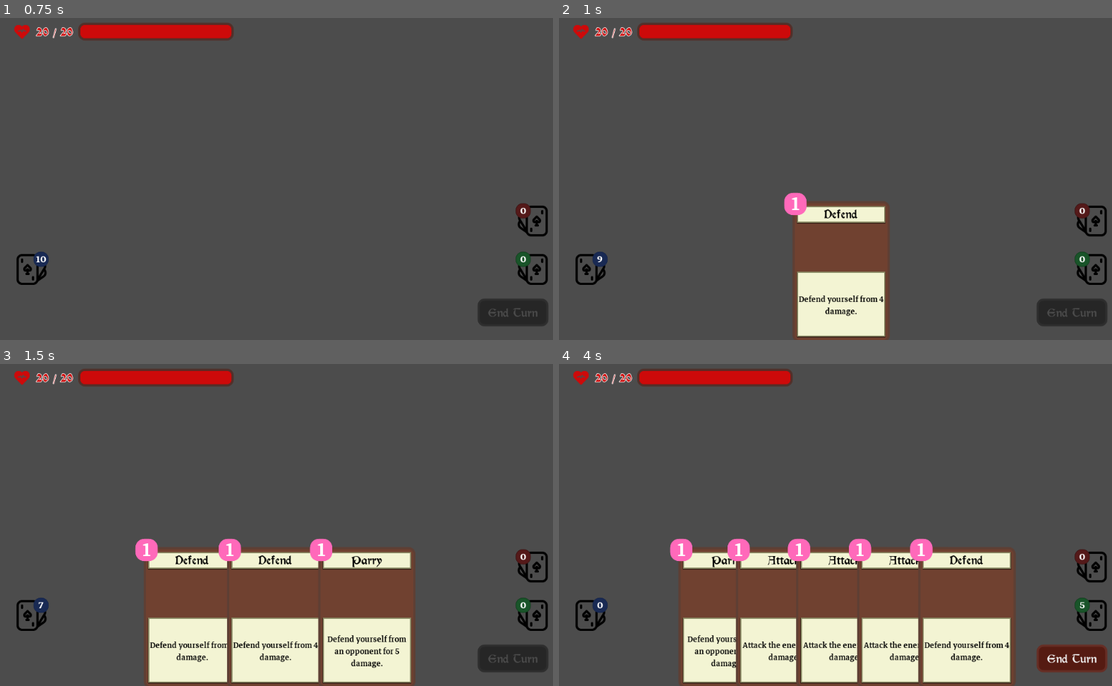
Above: before the commit, frames 1-4 (two rows, left to right).
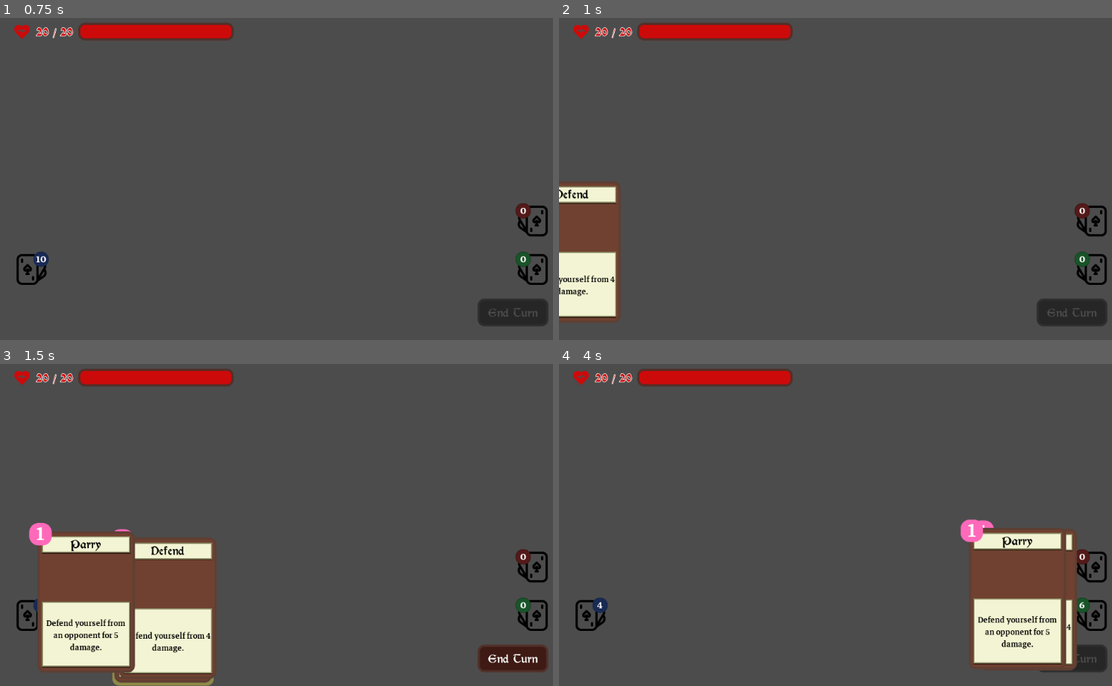
Above: after the commit, the same moments.

Repository: Maaack/Battle-Deck-Energy
Game: Godot game, scene res://Scenes/Main.tscn
Two runs of this game, one before a commit and one after it. Both use one fixed random seed, a clock stepped at 60 frames per second and the inputs below.
Inputs (mouse positions are in pixels of both pictures, inside the frame that each line leads up to):
- Up to frame 1 (0.75 s): tap Enter at 0.5 s; move the mouse to (403, 159) at 0.52 s; click (403, 159) at 0.67 s
- Up to frame 2 (1 s): no input
- Up to frame 3 (1.5 s): move the mouse to (171, 537) at 1.27 s; click (171, 537) at 1.42 s
- Up to frame 4 (4 s): click "End Turn" at 2 s; move the mouse to (896, 447) at 2.77 s; click (896, 447) at 2.92 s; click (1073, 657) at 3.5 s, where only the run after the commit has a clickable "End Turn"

Frame 1 is identical in both runs. In frame 2, 12% of the frame differs, in the area x 0-60%, y 51-100%; in frame 3, 27%; in frame 4, 30%, in the area x 6-100%, y 48-100%.

Commit message:
BATL-01: Fixes the motion of the cards.

Diff:
--- a/Scenes/HUD/Cards/AttackCard.tscn
+++ b/Scenes/HUD/Cards/AttackCard.tscn
@@ -6,10 +6,10 @@
 [node name="AttackCard" instance=ExtResource( 1 )]
 card_settings = ExtResource( 2 )
 
-[node name="TitleLabel" parent="Control/TitlePanel" index="0"]
+[node name="TitleLabel" parent="Control/CardFront/TitlePanel" index="0"]
 text = "Attack"
 
-[node name="DescriptionLabel" parent="Control/DescriptionPanel/MarginContainer" index="0"]
+[node name="DescriptionLabel" parent="Control/CardFront/DescriptionPanel/MarginContainer" index="0"]
 margin_top = 38.0
 margin_bottom = 79.0
 text = "Attack the enemy for 3 damage."
--- a/Scenes/HUD/Cards/Base/CardFront.gd
+++ b/Scenes/HUD/Cards/Base/CardFront.gd
@@ -7,20 +7,28 @@
 signal glow_on
 signal glow_off
 signal discard
+signal position_reached
 
 onready var glow_node = $Control/CenterContainer/Control/GlowNode
 onready var animation_node = $Control/CenterContainer/Control/GlowNode/AnimationPlayer
+onready var tween_node = $CardTween
 
 export(Resource) var card_settings setget set_card_settings
 
 var hovering : bool = false
 var pressed : bool = false
 var glowing : bool = false
+var discarding : bool = false
+var exhausting : bool = false
+var packed_scene : PackedScene setget set_packed_scene
 
 
 func set_card_settings(value:CardSettings):
 	card_settings = value
 	_update_card_front()
+
+func set_packed_scene(value:PackedScene):
+	packed_scene = value
 
 func _ready():
 	_update_card_front()
@@ -61,4 +69,21 @@
 	if event is InputEventMouseButton and not event.pressed:
 		match event.button_index:
 			BUTTON_LEFT:
-				emit_signal("discard")
+				discard()
+
+func discard():
+	discarding = true
+	emit_signal("discard", self)
+
+func _get_tween_time():
+	return 0.5
+
+func tween_to_position(new_position:Vector2):
+	if is_instance_valid(tween_node):
+		if tween_node.is_active():
+			tween_node.stop_all()
+		tween_node.interpolate_property(self, "position", position, new_position, _get_tween_time())
+		tween_node.start()
+
+func _on_CardTween_tween_completed(object, key):
+	emit_signal("position_reached", self)
--- a/Scenes/HUD/Cards/Base/CardFront.tscn
+++ b/Scenes/HUD/Cards/Base/CardFront.tscn
@@ -170,6 +170,9 @@
 __meta__ = {
 "_edit_use_anchors_": false
 }
+
+[node name="CardTween" type="Tween" parent="."]
 [connection signal="gui_input" from="Control/CardFront" to="." method="_on_CardFront_gui_input"]
 [connection signal="mouse_entered" from="Control/CardFront" to="." method="_on_CardFront_mouse_entered"]
 [connection signal="mouse_exited" from="Control/CardFront" to="." method="_on_CardFront_mouse_exited"]
+[connection signal="tween_completed" from="CardTween" to="." method="_on_CardTween_tween_completed"]
--- a/Scenes/HUD/Cards/DefendCard.tscn
+++ b/Scenes/HUD/Cards/DefendCard.tscn
@@ -6,10 +6,10 @@
 [node name="DefendCard" instance=ExtResource( 2 )]
 card_settings = ExtResource( 1 )
 
-[node name="TitleLabel" parent="Control/TitlePanel" index="0"]
+[node name="TitleLabel" parent="Control/CardFront/TitlePanel" index="0"]
 text = "Defend"
 
-[node name="DescriptionLabel" parent="Control/DescriptionPanel/MarginContainer" index="0"]
+[node name="DescriptionLabel" parent="Control/CardFront/DescriptionPanel/MarginContainer" index="0"]
 margin_top = 38.0
 margin_bottom = 79.0
 text = "Defend yourself from 4 damage."
--- a/Scenes/HUD/Cards/ParryCard.tscn
+++ b/Scenes/HUD/Cards/ParryCard.tscn
@@ -6,10 +6,10 @@
 [node name="ParryCard" instance=ExtResource( 2 )]
 card_settings = ExtResource( 1 )
 
-[node name="TitleLabel" parent="Control/TitlePanel" index="0"]
+[node name="TitleLabel" parent="Control/CardFront/TitlePanel" index="0"]
 text = "Parry"
 
-[node name="DescriptionLabel" parent="Control/DescriptionPanel/MarginContainer" index="0"]
+[node name="DescriptionLabel" parent="Control/CardFront/DescriptionPanel/MarginContainer" index="0"]
 text = "Defend yourself from an opponent for 5 damage."
 
 [node name="BDECostLabel" parent="Control/BDEPanel" index="0"]
--- a/Scenes/HUD/HUD.gd
+++ b/Scenes/HUD/HUD.gd
@@ -37,18 +37,20 @@
 	_shuffle_and_draw()
 
 func _on_EndTurnButton_pressed():
-	var discarded_cards : Array = hand.discard_hand()
-	discard_pile.add_cards(discarded_cards)
-	if draw_pile.size() > 0:
-		draw_hand_timer.start()
-	else:
-		draw_cards(5)
+	hand.discard_hand()
+	draw_hand_timer.start()
 
 func _on_DrawHandTimer_timeout():
-	draw_cards(5)
+	draw_cards(3)
 
-func _on_DrawPile_drew_card(card:PackedScene):
-	hand.add_card(card)
+func _on_DrawPile_drew_card(card_scene:PackedScene):
+	var card_instance : Card = card_scene.instance()
+	if not is_instance_valid(card_instance):
+		return
+	card_instance.packed_scene = card_scene
+	card_instance.position = draw_pile.rect_position
+	add_child(card_instance)
+	hand.add_card(card_instance)
 	_drawing_cards -= 1
 	if _drawing_cards > 0:
 		draw_card_timer.start()
@@ -83,3 +85,12 @@
 
 func _on_ReshuffleCardTimer_timeout():
 	discard_pile.draw_card()
+
+func _on_Card_position_reached(moving_card:Card):
+	if moving_card.discarding:
+		discard_pile.add_card(moving_card.packed_scene)
+		moving_card.queue_free()
+
+func _on_Hand_discarding_card(discarding_card:Card):
+	discarding_card.connect("position_reached", self, "_on_Card_position_reached")
+	discarding_card.tween_to_position(discard_pile.rect_position)
--- a/Scenes/HUD/HUD.tscn
+++ b/Scenes/HUD/HUD.tscn
@@ -64,8 +64,9 @@
 one_shot = true
 
 [node name="ReshuffleCardTimer" type="Timer" parent="."]
-wait_time = 0.1
+wait_time = 0.05
 one_shot = true
+[connection signal="discarding_card" from="Hand" to="." method="_on_Hand_discarding_card"]
 [connection signal="drew_card" from="DrawPile" to="." method="_on_DrawPile_drew_card"]
 [connection signal="empty" from="DrawPile" to="." method="_on_DrawPile_empty"]
 [connection signal="drew_card" from="DiscardPile" to="." method="_on_DiscardPile_drew_card"]
--- a/Scenes/HUD/Hand/Hand.gd
+++ b/Scenes/HUD/Hand/Hand.gd
@@ -1,27 +1,18 @@
 extends CenterContainer
 
 
-onready var hand_container = $HBoxContainer
+signal discarding_card
 
-var container_scene = preload("res://Scenes/HUD/Hand/CardContainer/CardContainer.tscn")
-var card_count : int = 0
+onready var hand_manager = $HandContainer/HandManager
 
-func add_card(card_scene:PackedScene):
-	if not is_instance_valid(container_scene):
-		return
-	var container_instance = container_scene.instance()
-	hand_container.add_child(container_instance)
-	container_instance.set_card(card_scene)
-	hand_container.connect("resized", container_instance, "_on_Parent_resized")
-	card_count += 1
+func add_card(card:Card):
+	hand_manager.add_card(card)
 
 func discard_hand():
-	var discarded_cards : Array = []
-	for child in hand_container.get_children():
-		if child.has_method("get_card"):
-			discarded_cards.append(child.get_card())
-			child.queue_free()
-			card_count -= 1
-	if card_count > 0:
-		print("Couldn't free all cards!")
-	return discarded_cards
+	hand_manager.discard_hand()
+
+func get_center():
+	return rect_position + (rect_size / 2)
+
+func _on_HandManager_discarding_card(discarding_card:Card):
+	emit_signal("discarding_card", discarding_card)
--- a/Scenes/HUD/Hand/Hand.tscn
+++ b/Scenes/HUD/Hand/Hand.tscn
@@ -1,6 +1,7 @@
-[gd_scene load_steps=2 format=2]
+[gd_scene load_steps=3 format=2]
 
 [ext_resource path="res://Scenes/HUD/Hand/Hand.gd" type="Script" id=1]
+[ext_resource path="res://Scenes/HUD/Hand/HandManager/HandManager.tscn" type="PackedScene" id=2]
 
 [node name="Hand" type="CenterContainer"]
 anchor_left = 0.5
@@ -16,9 +17,11 @@
 "_edit_use_anchors_": false
 }
 
-[node name="HBoxContainer" type="HBoxContainer" parent="."]
-margin_left = 132.0
+[node name="HandContainer" type="Control" parent="."]
+margin_left = 432.0
 margin_top = 128.0
-margin_right = 732.0
+margin_right = 432.0
 margin_bottom = 128.0
-rect_min_size = Vector2( 600, 0 )
+
+[node name="HandManager" parent="HandContainer" instance=ExtResource( 2 )]
+[connection signal="discarding_card" from="HandContainer/HandManager" to="." method="_on_HandManager_discarding_card"]
--- /dev/null
+++ b/Scenes/HUD/Hand/HandManager/HandManager.gd
@@ -0,0 +1,44 @@
+extends Node2D
+
+
+signal discarding_card
+
+onready var cards_container = $CardsContainer
+
+export(float, 0, 4096) var starting_width : float = 512
+export(float, 0, 4096) var ending_width : float = 1024
+export(int, 0, 32) var max_hand_size : int = 8
+
+var cards : Array
+
+
+func add_card(card:Card):
+	cards.append(card)
+	card.connect("discard", self, "_on_Card_discard")
+	_fan_cards()
+
+func _on_Card_discard(discarding_card:Card):
+	var index : int = cards.find(discarding_card)
+	cards.remove(index)
+	_fan_cards()
+	emit_signal("discarding_card", discarding_card)
+
+func discard_hand():
+	var cards_to_discard : Array = cards.duplicate()
+	for card in cards_to_discard:
+		if card is Card:
+			card.discard()
+
+func _fan_cards():
+	var card_max_ratio : float = float(cards.size()) / float(max_hand_size)
+	var width_diff : float = (ending_width - starting_width) * card_max_ratio
+	var current_width : float = starting_width + width_diff
+	var divided_space : float = current_width / (cards.size() + 1)
+	var horizontal_center = -(current_width / 2)
+	var iter : int = 0
+	for card in cards:
+		iter += 1
+		if card is Card:
+			var x_position : float = horizontal_center + (iter * divided_space)
+			var x_offset : Vector2 = Vector2(x_position, 0) + global_position
+			card.tween_to_position(x_offset)
--- /dev/null
+++ b/Scenes/HUD/Hand/HandManager/HandManager.tscn
@@ -0,0 +1,8 @@
+[gd_scene load_steps=2 format=2]
+
+[ext_resource path="res://Scenes/HUD/Hand/HandManager/HandManager.gd" type="Script" id=1]
+
+[node name="HandManager" type="Node2D"]
+script = ExtResource( 1 )
+
+[node name="CardsContainer" type="Node2D" parent="."]
